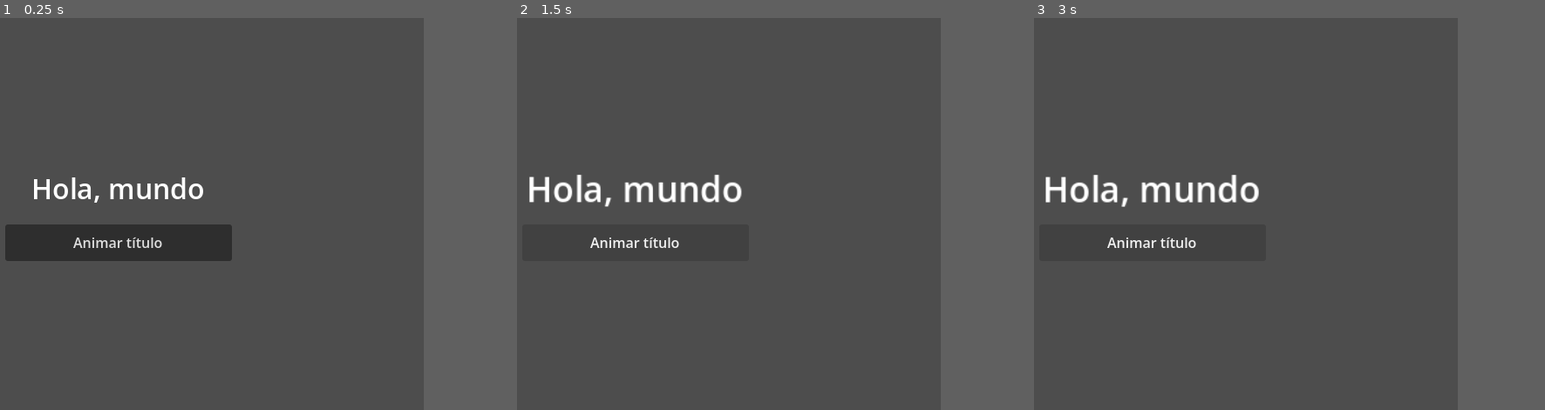
Above: before the commit, frames 1-3 (left to right).
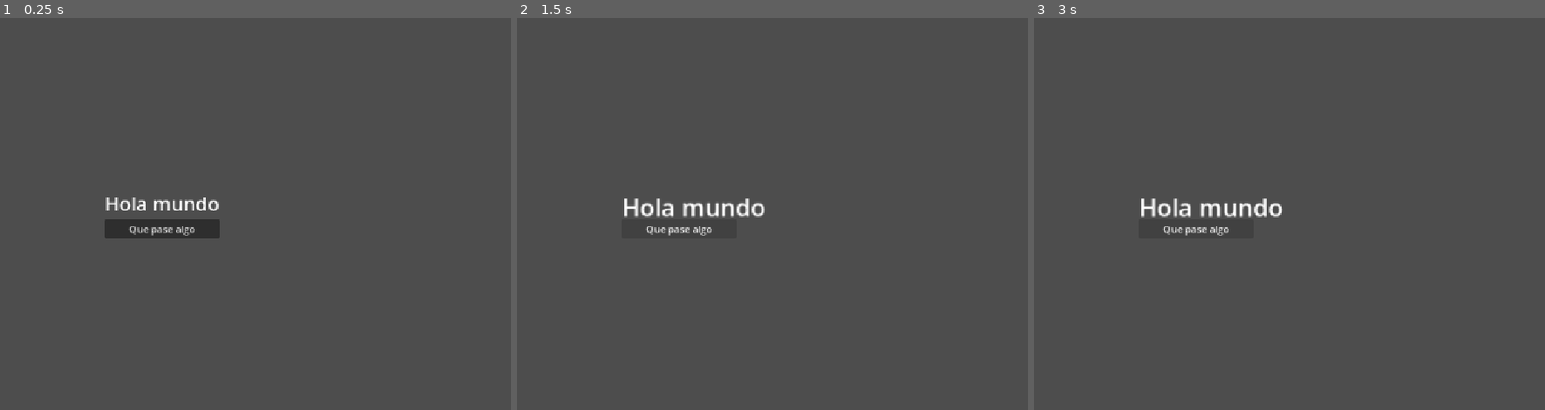
Above: after the commit, the same moments.

Repository: alejandrogomezcuesta/pyc
Game: Godot game, scene res://hola-mundo.tscn
The game is run twice, just before and just after one commit, with the same random seed, the same clock (stepped at 60 frames per second) and the same inputs.
Inputs:
- Up to frame 1 (0.25 s): no input
- Up to frame 2 (1.5 s): click "Animar título" (after the commit: "Que pase algo") at 0.5 s; click "Animar título" (after the commit: "Que pase algo") at 1.25 s
- Up to frame 3 (3 s): click "Animar título" (after the commit: "Que pase algo") at 2 s; tap Enter at 2.75 s
In our replay, the window is 700x450 before the commit and 800x450 after it. These sizes can differ from the game's own. Grey fills any space a smaller window leaves; there, only what the larger window draws over its background counts as a difference.

The runs differ from the first frame. In frame 1, 4.8% of the frame differs, in the area x 1-46%, y 40-62%; in frame 2, 2.2%; in frame 3, 2.2%.

Commit message:
hola mundo

Diff:
--- a/introducción-godot/hola-mundo/hola-mundo.gd
+++ b/introducción-godot/hola-mundo/hola-mundo.gd
@@ -1,9 +1,10 @@
 extends Control
 
-@onready var titulo: Label = $CenterContainer/VBoxContainer/Titulo
+@onready var titulo: Label = $VBoxContainer/Titulo
+@onready var animarButton: Button = $VBoxContainer/AnimarButton
 
 func _ready() -> void:
-	$CenterContainer/VBoxContainer/AnimarButton.pressed.connect(animar_titulo)
+	animarButton.pressed.connect(animar_titulo)
 
 func animar_titulo() -> void:
 	var animacion: Tween = create_tween()
--- a/introducción-godot/hola-mundo/hola-mundo.tscn
+++ b/introducción-godot/hola-mundo/hola-mundo.tscn
@@ -1,42 +1,23 @@
-[gd_scene load_steps=2 format=3]
+[gd_scene format=3 uid="uid://bvvu5dcph1iba"]
 
-[ext_resource type="Script" path="res://hola-mundo.gd" id="1_script"]
+[ext_resource type="Script" uid="uid://bl27euu3gbsul" path="res://hola-mundo.gd" id="1_w3ypr"]
 
-[node name="HolaMundo" type="Control"]
-layout_mode = 3
+[node name="CenterContainer" type="CenterContainer" unique_id=1478759886]
 anchors_preset = 15
 anchor_right = 1.0
 anchor_bottom = 1.0
 grow_horizontal = 2
 grow_vertical = 2
-script = ExtResource("1_script")
+script = ExtResource("1_w3ypr")
 
-[node name="CenterContainer" type="CenterContainer" parent="."]
-layout_mode = 1
-anchors_preset = 15
-anchor_right = 1.0
-anchor_bottom = 1.0
-grow_horizontal = 2
-grow_vertical = 2
+[node name="VBoxContainer" type="VBoxContainer" parent="." unique_id=1209289733]
+layout_mode = 2
 
-[node name="VBoxContainer" type="VBoxContainer" parent="CenterContainer"]
+[node name="Titulo" type="Label" parent="VBoxContainer" unique_id=1718020576]
 layout_mode = 2
-theme_override_constants/separation = 16
+theme_override_font_sizes/font_size = 32
+text = "Hola mundo"
 
-[node name="Titulo" type="Label" parent="CenterContainer/VBoxContainer"]
-custom_minimum_size = Vector2(260, 50)
+[node name="AnimarButton" type="Button" parent="VBoxContainer" unique_id=419768961]
 layout_mode = 2
-offset_right = 260.0
-offset_bottom = 50.0
-theme_override_font_sizes/font_size = 32
-text = "Hola, mundo"
-horizontal_alignment = 1
-vertical_alignment = 1
-pivot_offset = Vector2(130, 25)
-
-[node name="AnimarButton" type="Button" parent="CenterContainer/VBoxContainer"]
-custom_minimum_size = Vector2(260, 42)
-layout_mode = 2
-offset_right = 260.0
-offset_bottom = 42.0
-text = "Animar título"
+text = "Que pase algo"
--- /dev/null
+++ b/introducción-godot/hola-mundo/icon.svg
@@ -0,0 +1 @@
+<svg xmlns="http://www.w3.org/2000/svg" width="128" height="128"><rect width="124" height="124" x="2" y="2" fill="#363d52" stroke="#212532" stroke-width="4" rx="14"/><g fill="#fff" transform="translate(12.322 12.322)scale(.101)"><path d="M105 673v33q407 354 814 0v-33z"/><path fill="#478cbf" d="m105 673 152 14q12 1 15 14l4 67 132 10 8-61q2-11 15-15h162q13 4 15 15l8 61 132-10 4-67q3-13 15-14l152-14V427q30-39 56-81-35-59-83-108-43 20-82 47-40-37-88-64 7-51 8-102-59-28-123-42-26 43-46 89-49-7-98 0-20-46-46-89-64 14-123 42 1 51 8 102-48 27-88 64-39-27-82-47-48 49-83 108 26 42 56 81zm0 33v39c0 276 813 276 814 0v-39l-134 12-5 69q-2 10-14 13l-162 11q-12 0-16-11l-10-65H446l-10 65q-4 11-16 11l-162-11q-12-3-14-13l-5-69z"/><path d="M483 600c0 34 58 34 58 0v-86c0-34-58-34-58 0z"/><circle cx="725" cy="526" r="90"/><circle cx="299" cy="526" r="90"/></g><g fill="#414042" transform="translate(12.322 12.322)scale(.101)"><circle cx="307" cy="532" r="60"/><circle cx="717" cy="532" r="60"/></g></svg>
--- a/introducción-godot/hola-mundo/project.godot
+++ b/introducción-godot/hola-mundo/project.godot
@@ -1,19 +1,30 @@
 ; Engine configuration file.
-; Godot project for exercise 06.
+; It's best edited using the editor UI and not directly,
+; since the parameters that go here are not all obvious.
+;
+; Format:
+;   [section] ; section goes between []
+;   param=value ; assign values to parameters
 
 config_version=5
 
 [application]
-config/name="Hola Mundo Godot"
-run/main_scene="res://hola-mundo.tscn"
-config/features=PackedStringArray("4.7")
+
+config/name="Hola mundo"
+run/main_scene="uid://bvvu5dcph1iba"
+config/features=PackedStringArray("4.7", "Mobile")
+config/icon="res://icon.svg"
 
 [display]
-window/size/viewport_width=700
-window/size/viewport_height=450
-window/size/window_width_override=700
-window/size/window_height_override=450
+
+window/stretch/mode="canvas_items"
+window/stretch/aspect="expand"
+
+[physics]
+
+3d/physics_engine="Jolt Physics"
 
 [rendering]
-renderer/rendering_method="gl_compatibility"
-renderer/rendering_method.mobile="gl_compatibility"
+
+rendering_device/driver.windows="d3d12"
+renderer/rendering_method="mobile"
Not shown, added: introducción-godot/hola-mundo/hola-mundo.gd.uid
Not shown, added: introducción-godot/hola-mundo/icon.svg.import
Not shown, changed: docs/introducción/06-godot-hola-mundo.md
Not shown, added: docs/introducción/ejercicio-1-precio-iva.zip
Not shown, added: docs/introducción/hola-mundo.zip
Not shown, added: introducción-godot/ejercicio-1-precio-iva/precio.gd.uid
Not shown, added: introducción-godot/hola-mundo/.editorconfig
